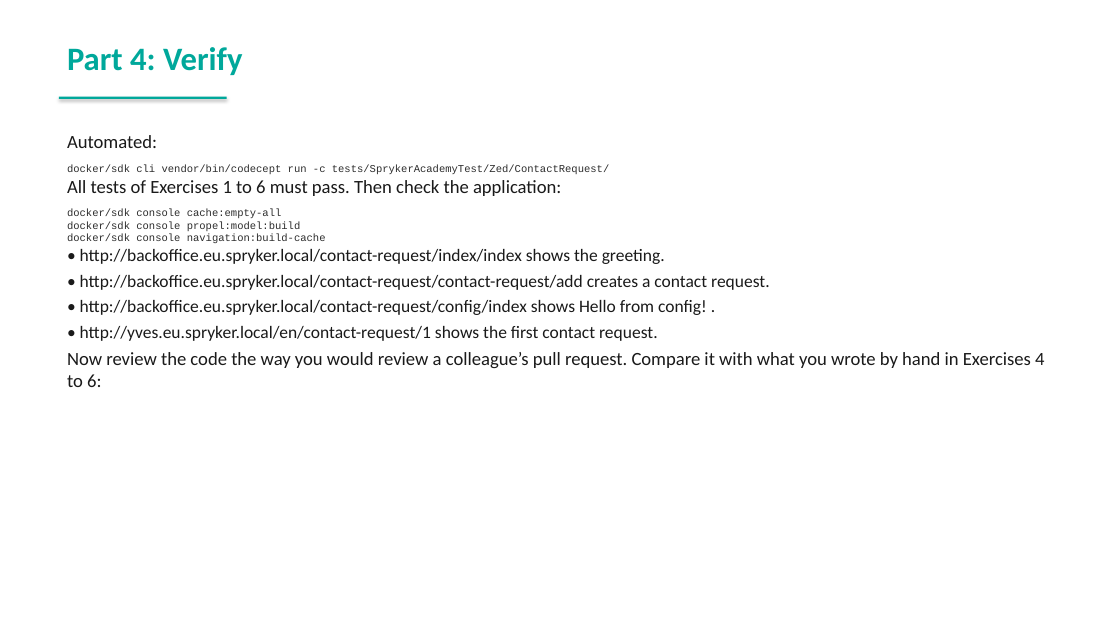
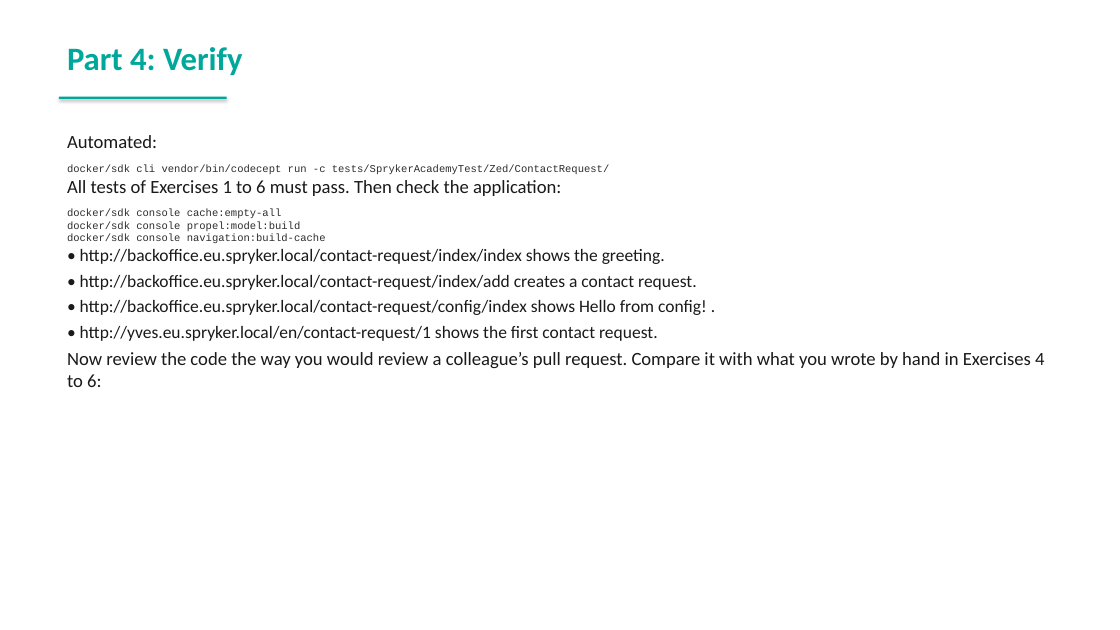
Before and after one commit to spryker-academy/instructor-exercises, a slide deck: slide 166 of guides-pptx/spryker-academy-fundamental.pptx. Drawn at 1120x630 pixels with LibreOffice and Linux fonts; fonts in the diff are those of the drawing. Boxes give left, top, right and bottom in pixels: in the first picture for what was removed or moved away, otherwise in the second. Text is boxed around its words. In the diff, an @@ line names an element or a change of style, - is before the commit and + after.

```diff
--- a/guides-pptx/spryker-academy-fundamental.pptx
+++ b/guides-pptx/spryker-academy-fundamental.pptx
@@ text at box(80, 275, 697, 290): text changed @@
-• http://backoffice.eu.spryker.local/contact-request/contact-request/add creates a contact request.
+• http://backoffice.eu.spryker.local/contact-request/index/add creates a contact request.
```
Also in this commit, not shown: 3 other slides changed, 4 other files.
